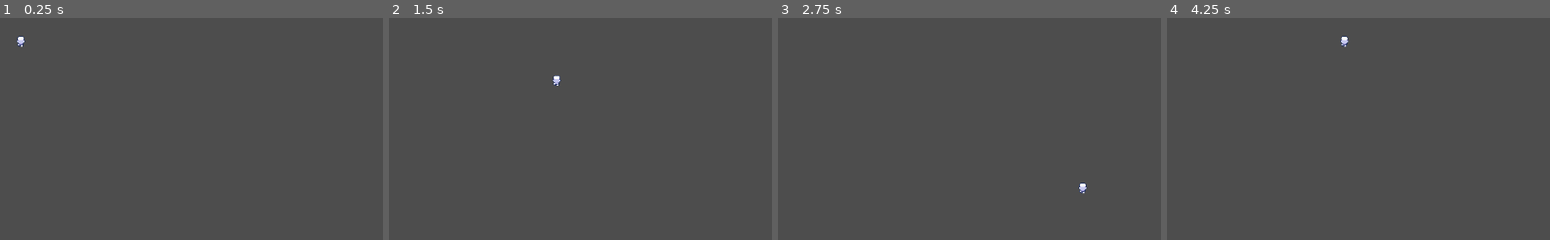
Above: before the commit, frames 1-4 (left to right).
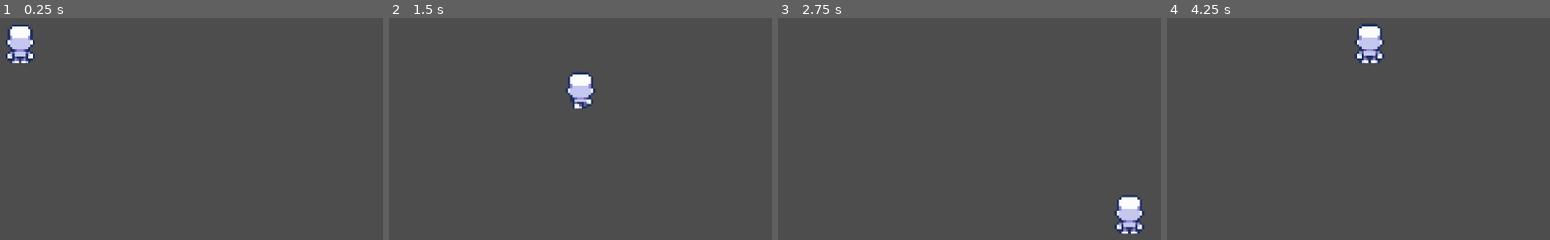
Above: after the commit, the same moments.

Repository: jpsalim21/LootPacker
Game: Godot game, scene res://CenaTeste.tscn
The game is run twice, just before and just after one commit, with the same random seed, the same clock (stepped at 60 frames per second) and the same inputs.
Inputs:
- Up to frame 1 (0.25 s): no input
- Up to frame 2 (1.5 s): hold Right (ui_right) 0.53-1.28 s; hold Down (ui_down) from 1.28 s (still down)
- Up to frame 3 (2.75 s): release Down (ui_down) at 2.03 s; hold Right (ui_right) from 2.03 s (still down)
- Up to frame 4 (4.25 s): release Right (ui_right) at 2.78 s; hold Up (ui_up) 2.78-3.53 s; hold Left (ui_left) from 3.53 s (still down)

The runs differ from the first frame. In frame 1, 1.1% of the frame differs, in the area x 1-10%, y 2-21%; in frame 2, 1.1%; in frame 3, 1.2%, in the area x 78-96%, y 74-98%; in frame 4, 1.2%.

Commit message:
Modifica as animações do jogador

Diff:
--- a/CenaTeste.tscn
+++ b/CenaTeste.tscn
@@ -53,7 +53,8 @@
 [node name="AnimatedSprite2D" type="AnimatedSprite2D" parent="Player"]
 sprite_frames = SubResource("SpriteFrames_qffuj")
 animation = &"Up"
-frame_progress = 0.659849
+autoplay = "Up"
 
 [node name="Camera2D" type="Camera2D" parent="."]
+zoom = Vector2(3.5, 3.5)
 process_callback = 0
--- a/Player.gd
+++ b/Player.gd
@@ -1,16 +1,11 @@
 extends CharacterBody2D
 
-
-const SPEED = 300.0
-const JUMP_VELOCITY = -400.0
-
-# Get the gravity from the project settings to be synced with RigidBody nodes.
-var gravity = ProjectSettings.get_setting("physics/2d/default_gravity")
-
+const SPEED = 100.0
 
 func _physics_process(delta):
 	var direction = Input.get_axis("ui_left", "ui_right")
 	var direction2 = Input.get_axis("ui_up", "ui_down")
+
 	var directionVector = Vector2(direction, direction2)
 	velocity = directionVector.normalized() * SPEED
 	move_and_slide()
